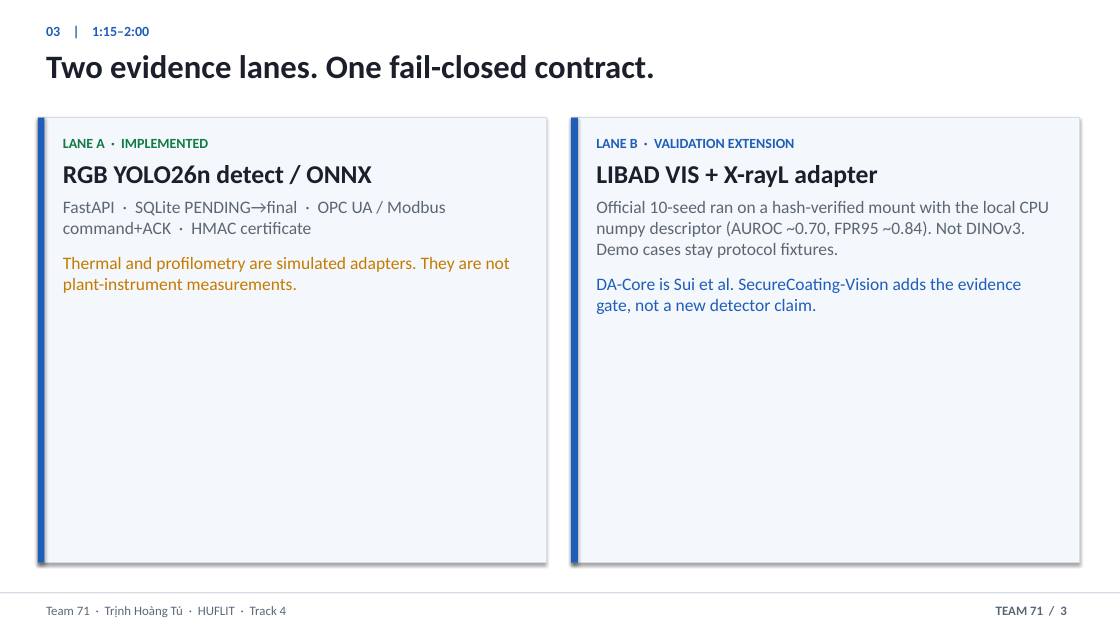
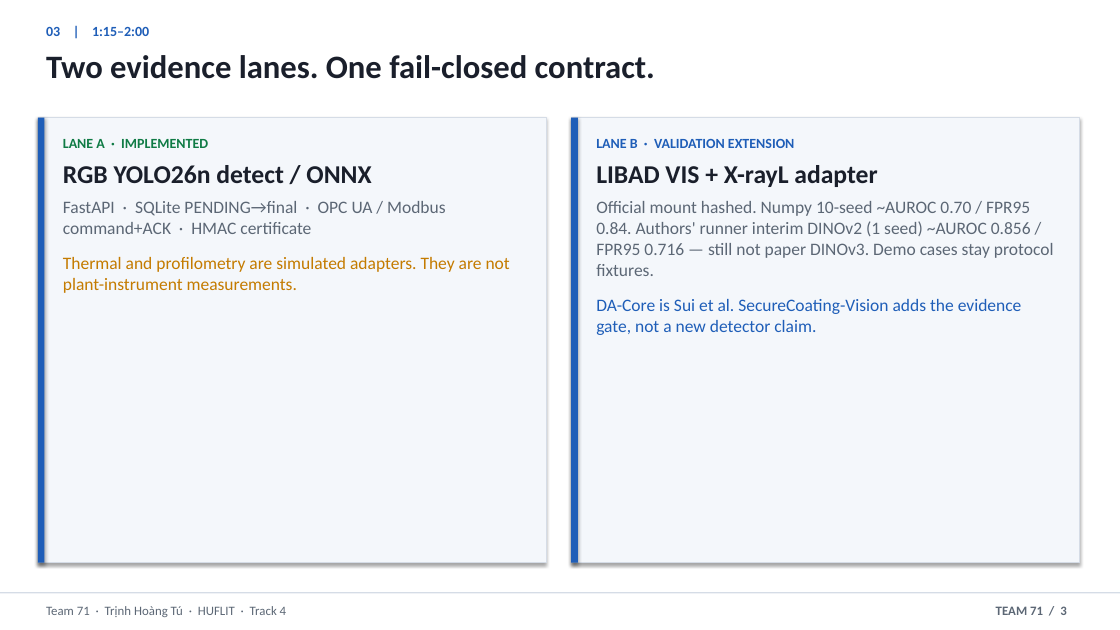
Before and after one commit to thtcsec/securecoating-vision, a slide deck: slide 3 of SecureCoating-Vision_Final_Defense_6min.pptx. Drawn at 1120x630 pixels with LibreOffice and Linux fonts; fonts in the diff are those of the drawing. Boxes give left, top, right and bottom in pixels: in the first picture for what was removed or moved away, otherwise in the second. Text is boxed around its words. In the diff, an @@ line names an element or a change of style, - is before the commit and + after.

```diff
--- a/SecureCoating-Vision_Final_Defense_6min.pptx
+++ b/SecureCoating-Vision_Final_Defense_6min.pptx
@@ text at (596,201,1054,276): text changed @@
-Official 10-seed ran on a hash-verified mount with the local CPU numpy descriptor (AUROC ~0.70, FPR95 ~0.84). Not DINOv3. Demo cases stay protocol fixtures.
+Official mount hashed. Numpy 10-seed ~AUROC 0.70 / FPR95 0.84. Authors' runner interim DINOv2 (1 seed) ~AUROC 0.856 / FPR95 0.716 — still not paper DINOv3. Demo cases stay protocol fixtures.
```
Also in this commit, not shown: 1 other slide changed, 21 other files.
